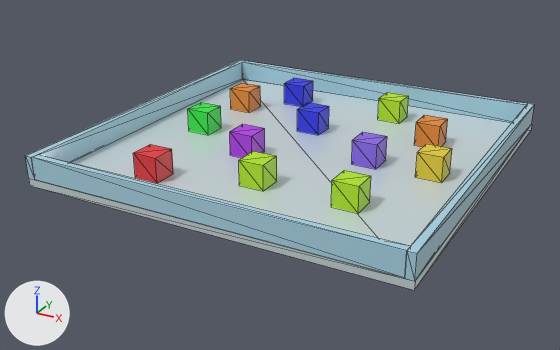
A saved change to the glTF model models/playground.glb.
The view is the same before and after, from a 50 mm camera at (44.4, -86.9, 39.4) aimed at (-1.7, -3.0, -2.6). The lights are fixed; the arrows at lower left show +X, +Y and +Z. The older version comes first. Mesh edges are drawn as thin lines.

The scene before the commit, as lines of its bpy script (objects in view):
```python
mat_材质_009 = principled_material('材质.009')
mat_材质_009.base_color = (0.408, 0.678, 0.803)  # cyan #abd7e7
mat_材质_009.coat_weight = 0.645
me_立方体_011 = bpy.data.meshes.new('立方体.011')
me_立方体_011.from_pydata(...)  # a box spanning x -25.0..-24.0, y -25.0..25.0, z 0.5..3.5
me_立方体_011.materials.append(mat_材质_009)  # cyan #abd7e7
me_立方体_012 = bpy.data.meshes.new('立方体.012')
me_立方体_012.from_pydata(...)  # a box spanning x 24.0..25.0, y -25.0..25.0, z 0.5..3.5
me_立方体_012.materials.append(mat_材质_009)  # cyan #abd7e7
me_立方体_013 = bpy.data.meshes.new('立方体.013')
me_立方体_013.from_pydata(...)  # a box spanning x -24.0..24.0, y 24.0..25.0, z 0.5..3.5
me_立方体_013.materials.append(mat_材质_009)  # cyan #abd7e7
me_立方体_014 = bpy.data.meshes.new('立方体.014')
me_立方体_014.from_pydata(...)  # a box spanning x -24.0..24.0, y -25.0..-24.0, z 0.5..3.5
me_立方体_014.materials.append(mat_材质_009)  # cyan #abd7e7
me_立方体_015 = bpy.data.meshes.new('立方体.015')
me_立方体_015.from_pydata(...)  # a box spanning x -11.28..-7.93, y 10.32..13.67, z 0.47..3.82
me_立方体_015.materials.append(mat_材质_003)  # blue #2f36e7
ob_block11 = bpy.data.objects.new('block11', me_立方体_015)
ob_block11.location = (7.56, -4.59, 0.0)
ob_wall01 = bpy.data.objects.new('wall01', me_立方体_011)
ob_wall01.location = (0.0, 0.0, 0.0)
ob_wall02 = bpy.data.objects.new('wall02', me_立方体_012)
ob_wall02.location = (0.0, 0.0, 0.0)
ob_wall03 = bpy.data.objects.new('wall03', me_立方体_013)
ob_wall03.location = (0.0, 0.0, 0.0)
ob_wall04 = bpy.data.objects.new('wall04', me_立方体_014)
ob_wall04.location = (0.0, 0.0, 0.0)
# also in view: 'block2' at (9.7, 0.0, 2.1); 'block4' at (-9.6, 17.5, 2.1); 'block3' at (-11.9, -16.9, 2.1); 'block1' at (-15.7, 0.0, 2.1); 'block5' at (0.6, -12.6, 2.1)
```
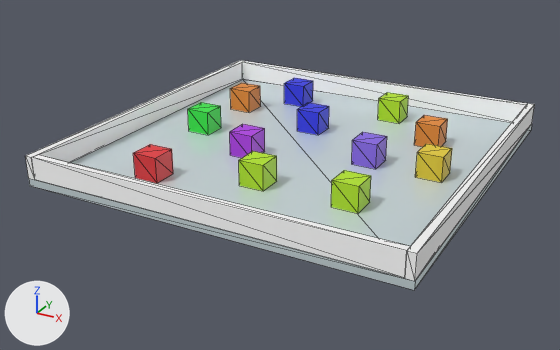
The change in detail:
In material '材质.009' (mat_材质_009), coat_weight is no longer 0.645.
Material '材质.009' (mat_材质_009) changes colour from cyan #abd7e7 to white #ffffff; in linear values from (0.408, 0.678, 0.803) to (1.0, 1.0, 1.0).
In material '材质.009' (mat_材质_009), metallic goes from 0.0 to 1.0.
In material '材质.009' (mat_材质_009), roughness goes from 0.5 to 1.0.

Where the change shows, as pixel boxes [x1, y1, x2, y2] in the pictures (560 x 350 px):
'wall04', recoloured, surface changed (cyan to white): [32, 155, 411, 278] in both
'wall03', recoloured, surface changed (cyan to white): [242, 61, 527, 123] in both
'wall01', recoloured, surface changed (cyan to white): [25, 60, 244, 180] in both
'wall02', recoloured, surface changed (cyan to white): [405, 103, 535, 281] in both
